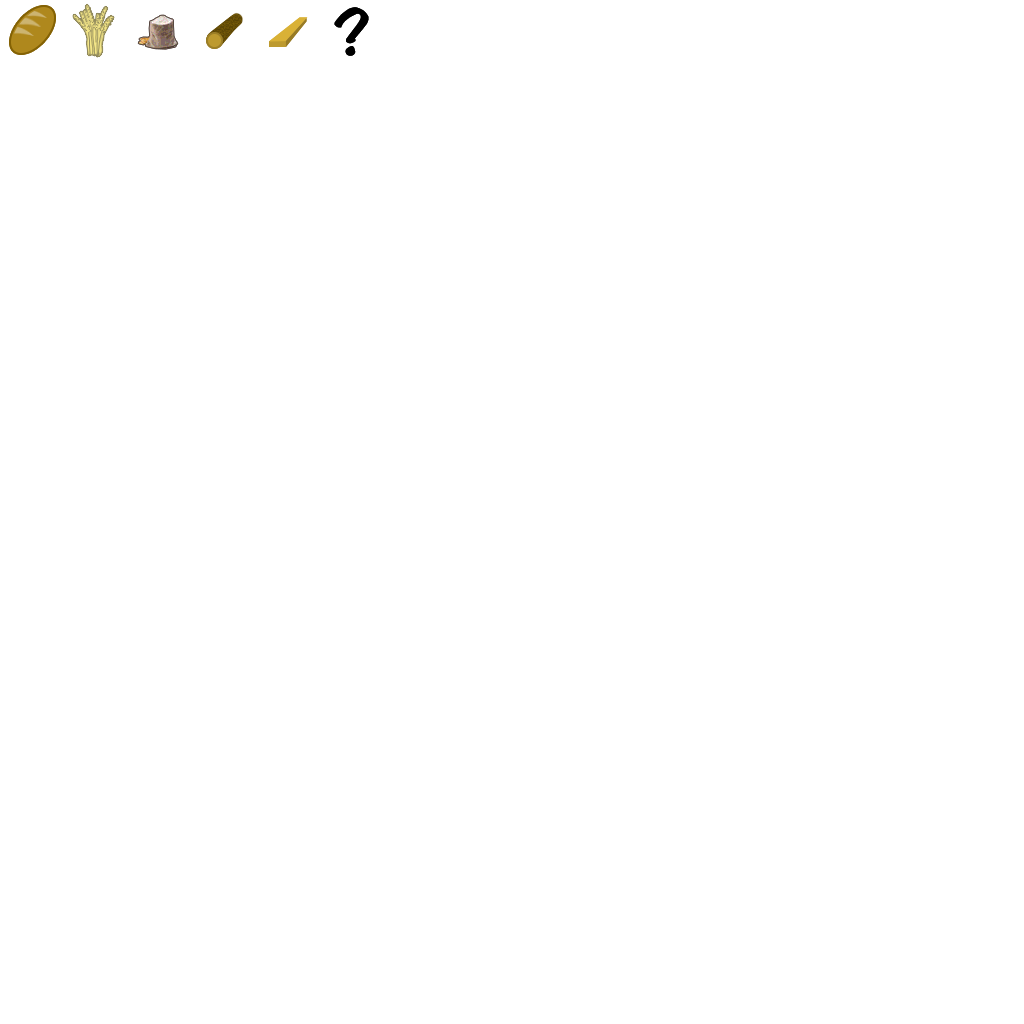
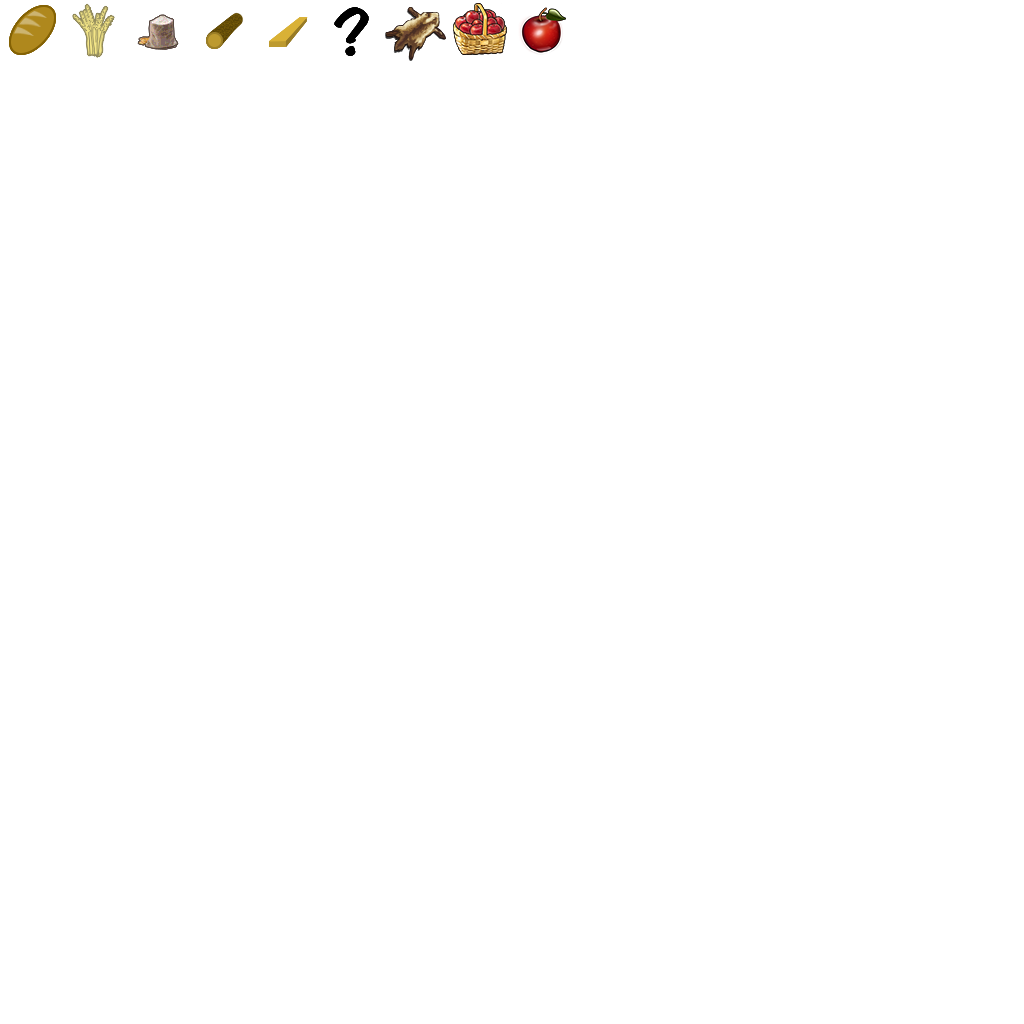
Layered file, before and after one edit (w=1024, h=1024). Changes by layer:
painted on "CtrlAltShiftE" over [9, 3, 566, 61]
added group "1-9" with 1 layers above "1-8" over [519, 7, 566, 55]
added layer "apple-clipart-png-file-tag-list-apple-clip-arts-file" in group "1-9" over [519, 7, 566, 55]
added group "1-8" with 1 layers above "1-7" over [453, 3, 507, 55]
added layer "apples-icon" in group "1-8" over [453, 3, 507, 55]
added group "1-7" with 1 layers above "1-6" over [385, 7, 446, 61]
added layer "Badger_Pelt-icon copy" in group "1-7" over [385, 7, 446, 61]
